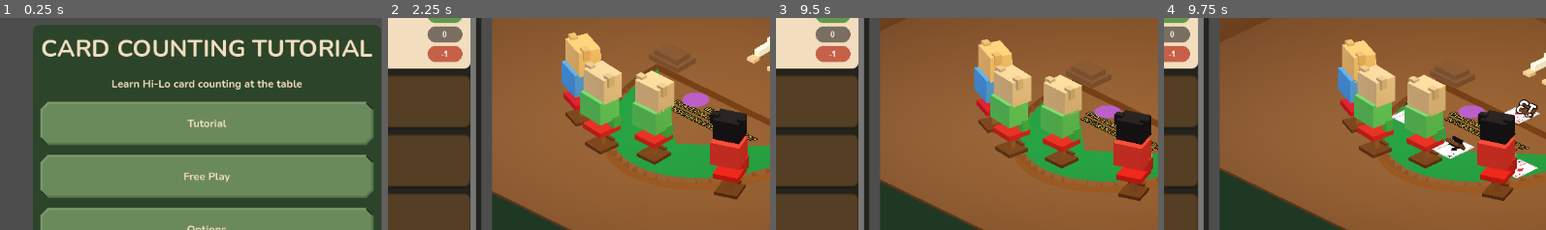
Above: before the commit, frames 1-4 (left to right).
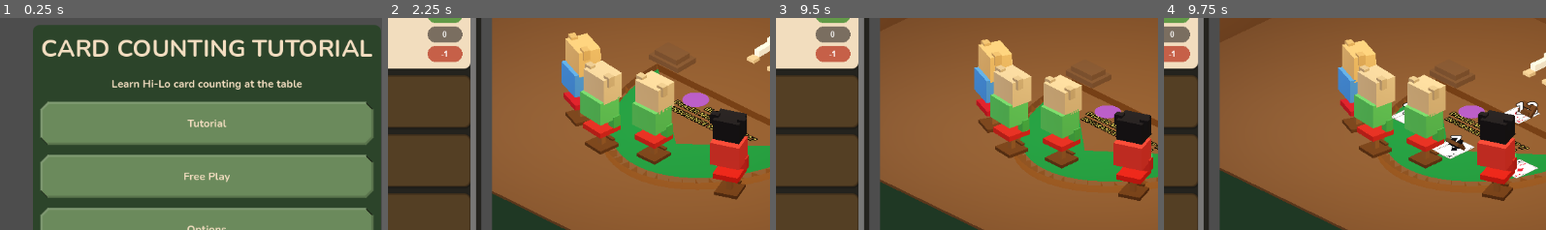
Above: after the commit, the same moments.

Repository: plogden2/card-counter
Game: Godot game, scene res://scenes/boot.tscn
Same seed, same stepped clock (60 frames per second), same inputs: the game is played once before the commit and once after it.
Inputs:
- Up to frame 1 (0.25 s): no input
- Up to frame 2 (2.25 s): click "Free Play" at 0.5 s; click "Start Table" at 1.25 s; click "Next" at 2 s
- Up to frame 3 (9.5 s): click "Next" at 2.75 s; click "−" at 3.5 s; click "+" at 4.25 s; click "$5" at 5 s; click "$25" at 5.75 s; click "$50" at 6.5 s; click "$100" at 7.25 s; click "Bet" at 8 s; click "Bet" at 8.75 s
- Up to frame 4 (9.75 s): click "Deal" at 9.5 s
The pictures show only the part of the screen within x 23-73%, y 21-71%; the shares and areas given below are measured in that part.

Frames 1-3 are identical in both runs. In frame 4, 0.4% of the frame differs, in the area x 62-98%, y 38-62%.

Commit message:
feat: enhance table 3D scene with new overview features and visual tests

Diff:
--- a/godot/scripts/scenes/table_3d.gd
+++ b/godot/scripts/scenes/table_3d.gd
@@ -28,6 +28,7 @@
 const SURFACE_TEXT_COLOR := Color(0.949, 0.91, 0.835)
 const HAND_BOARD_FRAME := Color(0.32, 0.22, 0.14)
 const HAND_BOARD_FACE := Color(0.07, 0.07, 0.08)
+const HAND_BOARD_OVERVIEW_FACE := Color(0.94, 0.9, 0.82)
 const HAND_BOARD_TEXT := Color(1.0, 1.0, 1.0)
 const HAND_BOARD_SIZE := Vector3(0.26, 0.05, 0.18)
 const HAND_BOARD_TILT_DEG := 42.0
@@ -44,9 +45,9 @@
 const CAMERA_TOPDOWN_LOOK := Vector3(0.0, TABLE_SURFACE_Y, 0.0)
 const CAMERA_TOPDOWN_SIZE := 3.85
 const CAMERA_TOPDOWN_ROT := Vector3(-PI * 0.5, 0.0, 0.0)
-const HAND_BOARD_OVERVIEW_SCALE := 1.8
+const HAND_BOARD_OVERVIEW_SCALE := 1.65
 const HAND_BOARD_HOME_FONT := 56
-const HAND_BOARD_OVERVIEW_FONT := 84
+const HAND_BOARD_OVERVIEW_FONT := 88
 const TABLE_RX := 1.52
 const TABLE_RZ := 2.08
 const TABLE_DEALER_Z := -0.52
@@ -679,6 +680,8 @@
 	value_label.text = ""
 	value_label.font_size = HAND_BOARD_HOME_FONT
 	value_label.modulate = HAND_BOARD_TEXT
+	value_label.outline_size = 8
+	value_label.outline_modulate = Color(0.0, 0.0, 0.0, 0.85)
 	value_label.position = Vector3(0.0, HAND_BOARD_SIZE.y * 0.52 + 0.008, 0.0)
 	value_label.rotation_degrees = Vector3(-90.0, 0.0, 0.0)
 	value_label.horizontal_alignment = HORIZONTAL_ALIGNMENT_CENTER
@@ -759,7 +762,19 @@
 		_process_hand_total_bake_queue()
 		return
 	_ensure_hand_total_renderer()
+	var overview := _table_overview
 	_hand_total_renderer_label.text = text
+	_hand_total_renderer_label.add_theme_font_size_override(
+		"font_size",
+		220 if overview else 168
+	)
+	var backdrop: ColorRect = _hand_total_renderer.get_child(0) as ColorRect
+	if backdrop != null:
+		backdrop.color = HAND_BOARD_OVERVIEW_FACE if overview else HAND_BOARD_FACE
+	_hand_total_renderer_label.add_theme_color_override(
+		"font_color",
+		Color(0.08, 0.08, 0.1) if overview else HAND_BOARD_TEXT
+	)
 	_hand_total_renderer.render_target_update_mode = SubViewport.UPDATE_ONCE
 	_bake_hand_total_texture_when_ready(text, face)
 
@@ -873,11 +888,15 @@
 	_style_hand_total_board(anchor_node, seat_id)
 	anchor_node.visible = total > 0
 	var value_label: Label3D = anchor_node.get_node_or_null("Plaque/Value")
+	var face_display: MeshInstance3D = anchor_node.get_node_or_null("Plaque/FaceDisplay")
+	var total_text := str(total) if total > 0 else ""
 	if value_label != null:
-		value_label.text = str(total) if total > 0 else ""
-	var face_display: MeshInstance3D = anchor_node.get_node_or_null("Plaque/FaceDisplay")
-	if face_display != null and total <= 0:
-		_paint_mesh(face_display, HAND_BOARD_FACE)
+		value_label.text = total_text
+	if face_display != null:
+		if total > 0:
+			_queue_hand_total_texture(face_display, total_text)
+		else:
+			_paint_mesh(face_display, HAND_BOARD_FACE)
 
 
 func _attach_hand_total_board(board: Node3D, seat_id: String) -> void:
@@ -892,26 +911,70 @@
 
 func _style_hand_total_board(board: Node3D, seat_id: String) -> void:
 	_attach_hand_total_board(board, seat_id)
+	var frame: Node3D = board.get_node_or_null("Plaque/Frame")
+	var face_display: MeshInstance3D = board.get_node_or_null("Plaque/FaceDisplay")
+	var value_label: Label3D = board.get_node_or_null("Plaque/Value")
+	var stand: Node3D = board.get_node_or_null("Plaque/Stand")
 	if _table_overview:
 		board.scale = Vector3.ONE * HAND_BOARD_OVERVIEW_SCALE
 		board.position = _hand_total_overview_position(seat_id)
-		board.rotation_degrees = Vector3(-90.0, _hand_total_yaw_deg(seat_id), 0.0)
+		board.rotation_degrees = Vector3(0.0, _hand_total_yaw_deg(seat_id), 0.0)
+		if frame != null:
+			frame.visible = false
+		if stand != null:
+			stand.visible = false
+		if face_display != null:
+			face_display.visible = true
+			face_display.position = Vector3(0.0, 0.006, 0.0)
+			face_display.rotation_degrees = Vector3(-90.0, 0.0, 0.0)
+			if face_display.material_override == null:
+				_paint_mesh(face_display, HAND_BOARD_OVERVIEW_FACE)
+		if value_label != null:
+			value_label.font_size = HAND_BOARD_OVERVIEW_FONT
+			value_label.position = Vector3(0.0, 0.018, 0.0)
+			value_label.rotation_degrees = Vector3(-90.0, 0.0, 0.0)
+			value_label.billboard = BaseMaterial3D.BILLBOARD_DISABLED
+			value_label.no_depth_test = true
 	else:
 		board.scale = Vector3.ONE
-	var value_label: Label3D = board.get_node_or_null("Plaque/Value")
-	if value_label != null:
-		value_label.font_size = HAND_BOARD_OVERVIEW_FONT if _table_overview else HAND_BOARD_HOME_FONT
-	var stand: Node3D = board.get_node_or_null("Plaque/Stand")
-	if stand != null:
-		stand.visible = not _table_overview
+		if frame != null:
+			frame.visible = true
+		if stand != null:
+			stand.visible = true
+		if face_display != null:
+			face_display.visible = true
+			face_display.position = Vector3(0.0, HAND_BOARD_SIZE.y * 0.52, 0.0)
+			face_display.rotation_degrees = Vector3(-90.0, 0.0, 0.0)
+		if value_label != null:
+			value_label.font_size = HAND_BOARD_HOME_FONT
+			value_label.position = Vector3(0.0, HAND_BOARD_SIZE.y * 0.52 + 0.008, 0.0)
+			value_label.rotation_degrees = Vector3(-90.0, 0.0, 0.0)
+			value_label.billboard = BaseMaterial3D.BILLBOARD_FIXED_Y
+			value_label.no_depth_test = false
 
 
 func _hand_total_overview_position(seat_id: String) -> Vector3:
 	var base: Vector3 = _SEAT_CARD_BASES.get(seat_id, Vector3.ZERO)
 	if _seat_card_groups.has(seat_id):
 		base = _seat_card_groups[seat_id].position
-	var offset: Vector3 = _hand_total_board_offset(seat_id) * 1.35
-	return Vector3(base.x + offset.x, TABLE_SURFACE_Y + 0.045, base.z + offset.z)
+	var offset: Vector3 = _hand_total_overview_offset(seat_id)
+	return Vector3(base.x + offset.x, TABLE_SURFACE_Y + 0.02, base.z + offset.z)
+
+
+func _hand_total_overview_offset(seat_id: String) -> Vector3:
+	match seat_id:
+		"dealer":
+			return Vector3(0.34, 0.0, 0.22)
+		"learner":
+			return Vector3(0.34, 0.0, -0.24)
+		_:
+			if _seat_card_groups.has(seat_id):
+				var base_x: float = _seat_card_groups[seat_id].position.x
+				if base_x < -0.5:
+					return Vector3(0.28, 0.0, -0.16)
+				if base_x > 0.5:
+					return Vector3(-0.28, 0.0, -0.16)
+			return Vector3(0.28, 0.0, -0.16)
 
 
 func _refresh_all_hand_total_boards() -> void:
@@ -919,6 +982,10 @@
 		var board: Node3D = _hand_total_labels[seat_id]
 		if is_instance_valid(board) and board.visible:
 			_style_hand_total_board(board, str(seat_id))
+			var value_label: Label3D = board.get_node_or_null("Plaque/Value")
+			var face_display: MeshInstance3D = board.get_node_or_null("Plaque/FaceDisplay")
+			if value_label != null and face_display != null and value_label.text != "":
+				_queue_hand_total_texture(face_display, value_label.text)
 
 
 func _hand_total_world_position(seat_id: String) -> Vector3:
--- /dev/null
+++ b/godot/tests/visual/capture_table_totals.gd
@@ -0,0 +1,75 @@
+extends SceneTree
+
+const TABLE_SCENE := preload("res://scenes/table/table_3d.tscn")
+const VIEWPORT_SIZE := Vector2i(960, 720)
+
+
+func _initialize() -> void:
+	call_deferred("_capture")
+
+
+func _capture() -> void:
+	var root := Control.new()
+	root.custom_minimum_size = VIEWPORT_SIZE
+	root.size = VIEWPORT_SIZE
+
+	var table: SubViewportContainer = TABLE_SCENE.instantiate()
+	table.custom_minimum_size = VIEWPORT_SIZE
+	table.size = VIEWPORT_SIZE
+	root.add_child(table)
+	get_root().add_child(root)
+	root.get_viewport().size = VIEWPORT_SIZE
+
+	await create_timer(0.25).timeout
+	table.set_process(false)
+
+	var view := {
+		"shoeRemaining": 280,
+		"seats": [
+			{
+				"seatId": "dealer",
+				"cards": [
+					{"rank": 3, "faceUp": true, "fanAngle": -8.0},
+					{"rank": 10, "faceUp": false, "fanAngle": 8.0},
+				],
+			},
+			{
+				"seatId": "learner",
+				"isLearner": true,
+				"cards": [
+					{"rank": 9, "faceUp": true, "fanAngle": -10.0},
+					{"rank": 5, "faceUp": true, "fanAngle": 10.0},
+				],
+			},
+			{
+				"seatId": "seat0",
+				"cards": [
+					{"rank": 5, "faceUp": true, "fanAngle": -10.0},
+					{"rank": 2, "faceUp": true, "fanAngle": 10.0},
+				],
+			},
+			{
+				"seatId": "seat1",
+				"cards": [
+					{"rank": 8, "faceUp": true, "fanAngle": -10.0},
+					{"rank": 11, "faceUp": true, "fanAngle": 10.0},
+				],
+			},
+		],
+	}
+	table.call("configure_table_dogs", 2)
+	table.call("sync_presentation", view, true)
+	table.call("set_table_overview", true)
+
+	var subvp: SubViewport = table.get_node("SubViewport")
+	subvp.render_target_update_mode = SubViewport.UPDATE_ALWAYS
+	await create_timer(0.6).timeout
+
+	var out := ProjectSettings.globalize_path("res://tests/visual/output/table_overview_totals.png")
+	var err := subvp.get_texture().get_image().save_png(out)
+	if err != OK:
+		push_error("save failed")
+		quit(1)
+		return
+	print("Saved ", out)
+	quit(0)
Binary file added: godot/tests/visual/output/table_overview_totals.png
